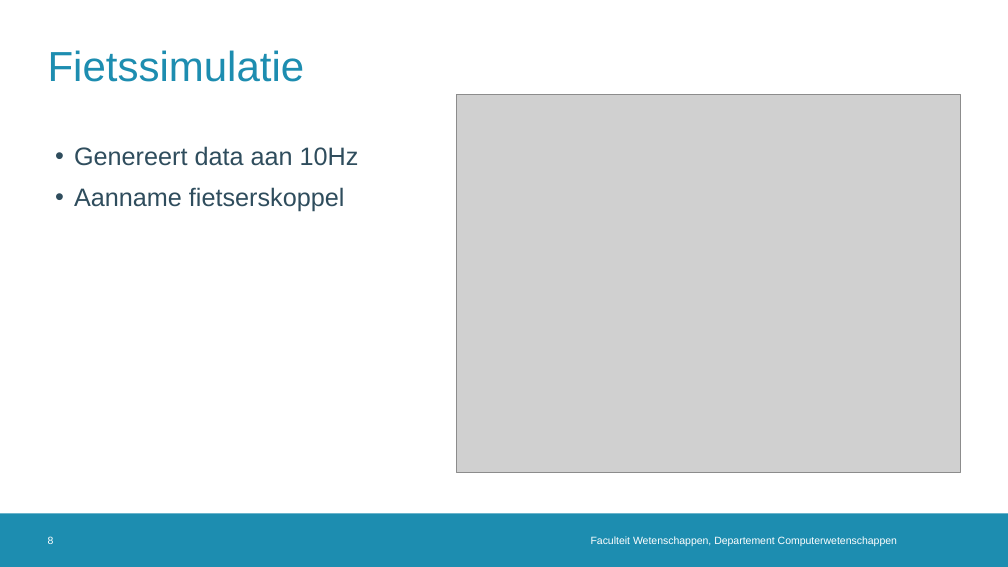
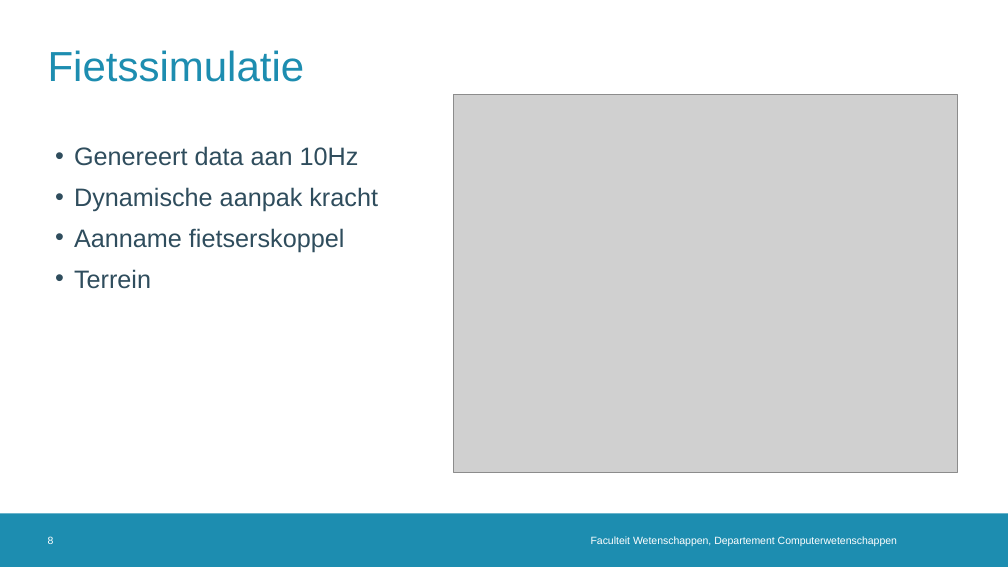
Before and after one commit to TooCools/Masterproef, a slide deck: slide 8 of Real-Time Cadansaanpassing in een Automatische Fietstransmissie2.0.pptx. Drawn at 1008x567 pixels with LibreOffice and Linux fonts; fonts in the diff are those of the drawing; grey boxes stand for pictures; background and template pictures are left out. Boxes give left, top, right and bottom in pixels: in the first picture for what was removed or moved away, otherwise in the second. Text is boxed around its words. In the diff, an @@ line names an element or a change of style, - is before the commit and + after.

```diff
--- a/Real-Time Cadansaanpassing in een Automatische Fietstransmissie2.0.pptx
+++ b/Real-Time Cadansaanpassing in een Automatische Fietstransmissie2.0.pptx
@@ text at bbox=[74, 187, 378, 212]: paragraph added @@
+• Dynamische aanpak kracht
@@ text at bbox=[74, 269, 151, 289]: paragraph added @@
+• Terrein
```
Also in this commit, not shown: 4 other slides changed, 2 slides added, 12 other files.
